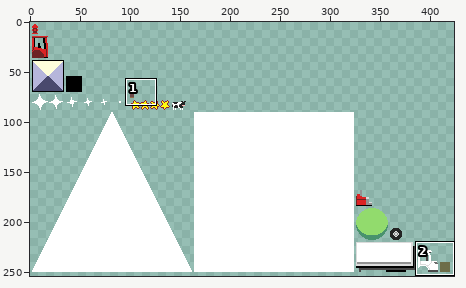
Edited in one commit: sprite sheet (ufo/android/assets/img/images.png). Above: a wide view before the commit, with the close-up outlined.
Close-up. First the earlier version:
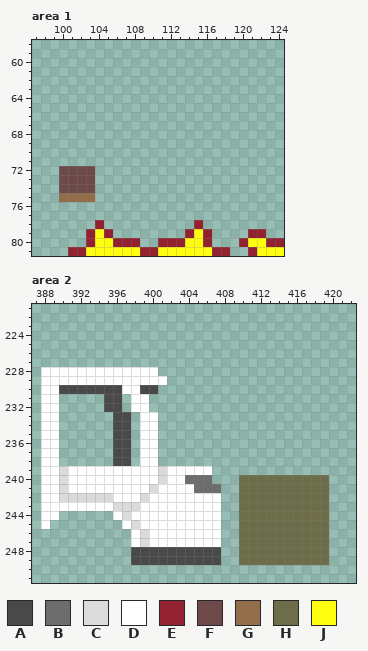
The file is 512x256 pixels. Shown: area 1: x 97..124, y 58..81; area 2: x 387..422, y 221..251. The wide view leaves out empty margins.
Palette (. is transparent): A #494949  B #6d6d6d  C #dbdbdb  D #ffffff  E #92222f  F #6d4949  G #926d49  H #6d6d49  J #fffd10
Pixels before, area 1, first column x 100:
72 FFFF.....................
73 FFFF.....................
74 FFFF.....................
75 GGGG.....................
76 .........................
77 .........................
78 ....E..........E.........
79 ...EJE........EJE....EE..
80 ...EJJEEE..EEEJJE...EJJEE
81 .EEJJJJJJEEJJJJJJEE..EJJJ
Pixels before, area 2, first column x 388:
228 DDDDDDDDDDDDD...................
229 DDDDDDDDDDDDDD..................
230 DDAAAAAAADDAA...................
231 DD.....AA.DD....................
232 DD.....AA.DD....................
233 DD......AA.DD...................
234 DD......AA.DD...................
235 DD......AA.DD...................
236 DD......AA.DD...................
237 DD......AA.DD...................
238 DD......AA.DD...................
239 DDCDDDDDDDDDDCDDDDD.............
240 DDCDDDDDDDDDDCDDBBB...HHHHHHHHHH
241 DDCDDDDDDDDDCDDDDBBB..HHHHHHHHHH
242 DDCCCCCCDDDCDDDDDDDD..HHHHHHHHHH
243 DDDDDDDDCCCDDDDDDDDD..HHHHHHHHHH
244 DD......DCDDDDDDDDDD..HHHHHHHHHH
245 D........DCDDDDDDDDD..HHHHHHHHHH
246 ..........DCDDDDDDDD..HHHHHHHHHH
247 ..........DCDDDDDDDD..HHHHHHHHHH
248 ..........AAAAAAAAAA..HHHHHHHHHH
249 ..........AAAAAAAAAA..HHHHHHHHHH
New version:
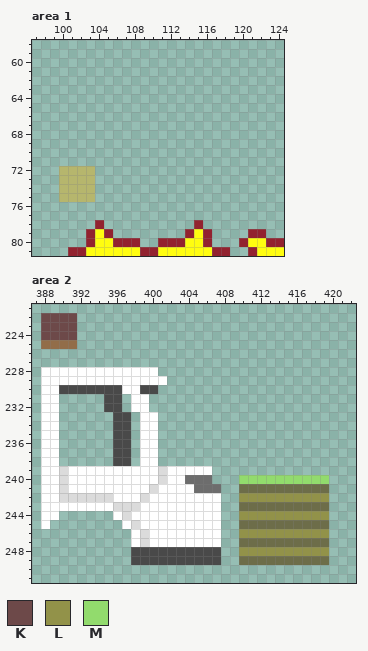
Colours new in this view: K #6d4949  L #929249  M #92db6d
The exact change:
colour F: #6d4949 -> #b6b66d
Area 1:
y 75: x 100..103 GGGG -> FFFF
Area 2:
y 222..224: x 388..391 .... -> KKKK
y 225: x 388..391 .... -> GGGG
y 240: x 410..419 HHHHHHHHHH -> MMMMMMMMMM
y 242: x 410..419 HHHHHHHHHH -> LLLLLLLLLL
y 244: x 410..419 HHHHHHHHHH -> LLLLLLLLLL
y 246: x 410..419 HHHHHHHHHH -> LLLLLLLLLL
y 248: x 410..419 HHHHHHHHHH -> LLLLLLLLLL
Boxes around the changes in both close-ups, in picture pixels (x1, y1, x2, y2):
changed: (59, 166, 95, 202)
added: (41, 313, 77, 349)
changed: (239, 475, 329, 556)
